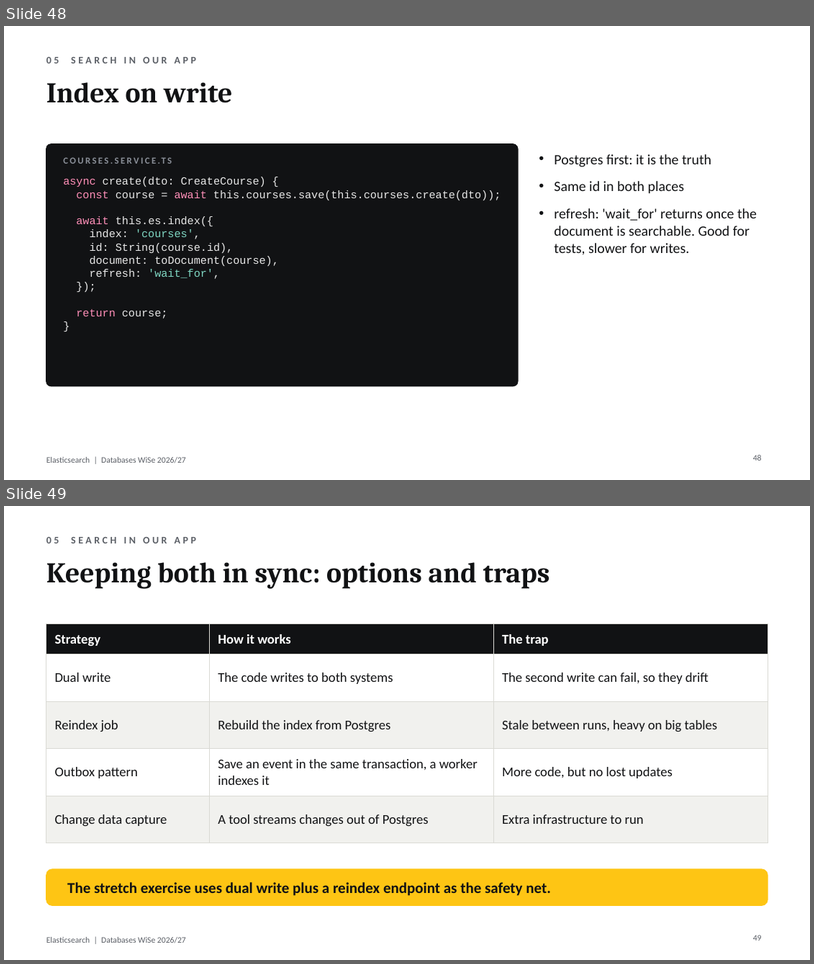
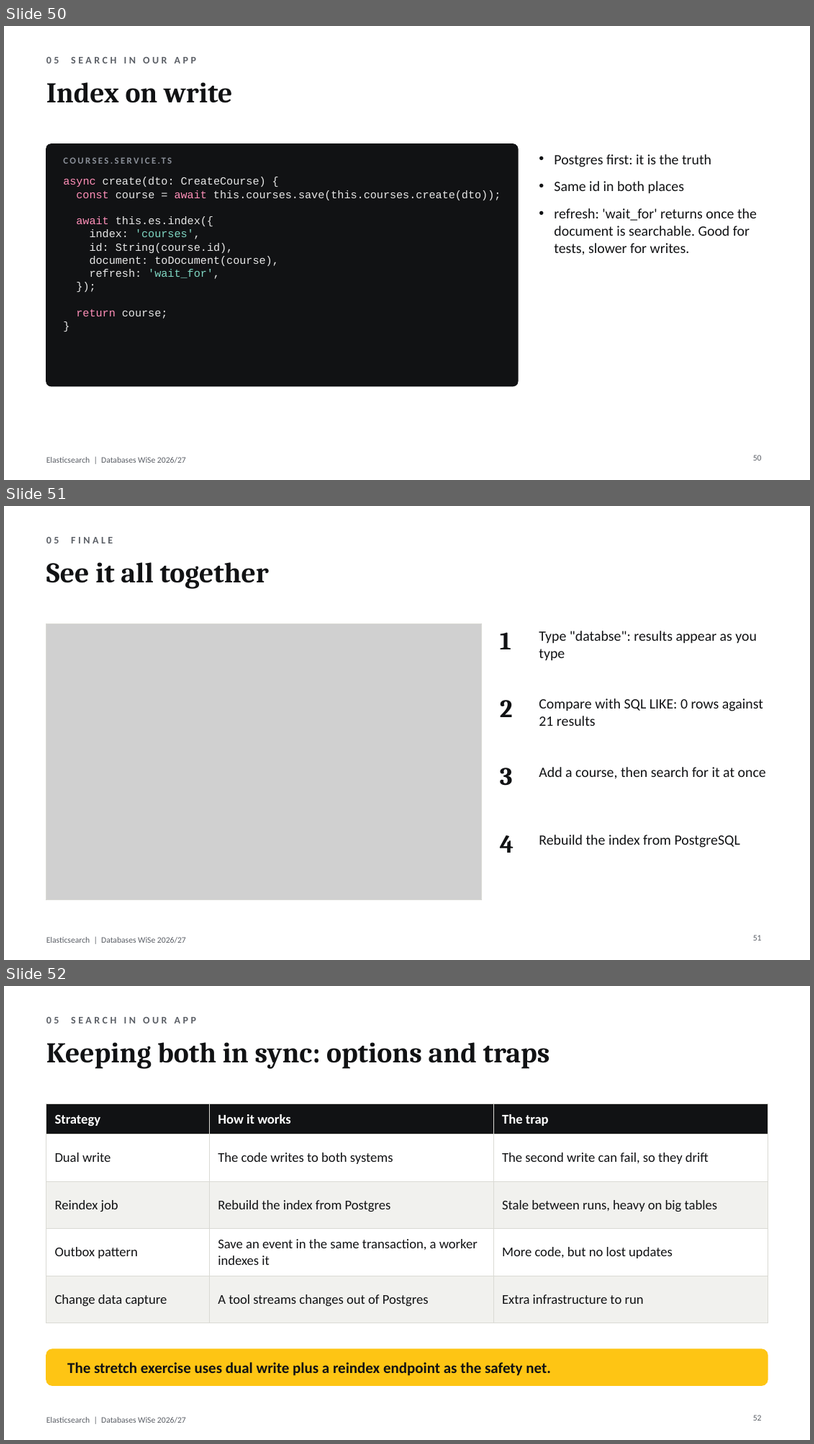
Before and after one commit to rehantariq6000-lab/elasticsearch-seminar, a slide deck: slides/Elasticsearch(RS).pptx. Shown one above the other, each under a label of ours: slides 48 and 49 before the commit, slides 50, 51 and 52 after it. The pictures are 814x964 and 814x1444 pixels, drawn with LibreOffice and Linux fonts; fonts in the diff are those of the drawing; grey boxes stand for pictures. Boxes give left, top, right and bottom in pixels: in the first picture for what was removed or moved away, otherwise in the second. Text is boxed around its words. In the diff, an @@ line names an element or a change of style, - is before the commit and + after.

Commit message:
Update slides (59 slides: get the code, checkpoints, app map, finale, recap) and the presenter guide

```diff
--- a/slides/Elasticsearch(RS).pptx
+++ b/slides/Elasticsearch(RS).pptx
@@ slide 51 added at [4,506,810,960], background #FFFFFF; not listed: 1 template element that a slide beside it also shows @@
@@ text added at [46,537,113,543], 12 pt, text #5B5F66, bold @@
+05 FINALE
@@ title added at [46,562,269,589], 34 pt, text #111214, bold @@
+See it all together
@@ picture added at [46,624,482,900] @@
@@ rectangle added at [46,624,482,900], outline #DADAD4 1 pt @@
@@ text added at [500,632,512,649], 30 pt, text #111214, bold @@
+1
@@ text added at [539,631,757,661], 17 pt, text #111214 @@
+Type "databse": results appear as you type
@@ text added at [500,700,513,717], 30 pt, text #111214, bold @@
+2
@@ text added at [539,698,764,726], 17 pt, text #111214 @@
+Compare with SQL LIKE: 0 rows against 21 results
@@ text added at [500,767,513,785], 30 pt, text #111214, bold @@
+3
@@ text added at [539,767,766,779], 17 pt, text #111214 @@
+Add a course, then search for it at once
@@ text added at [500,835,514,852], 30 pt, text #111214, bold @@
+4
@@ text added at [539,834,741,847], 17 pt, text #111214 @@
+Rebuild the index from PostgreSQL
@@ page number added at [754,934,762,940], 10 pt, text #5B5F66 @@
+51
@@ what was slide 48 is now slide 50 @@
@@ page number at [754,454,762,460]: text changed @@
-48
+50
@@ what was slide 49 is now slide 52 @@
@@ page number at [754,1414,762,1420]: text changed @@
-49
+52
```
Also in this commit, not shown: 6 slides changed, 4 other slides added, 1 slide removed, 1 other file.
